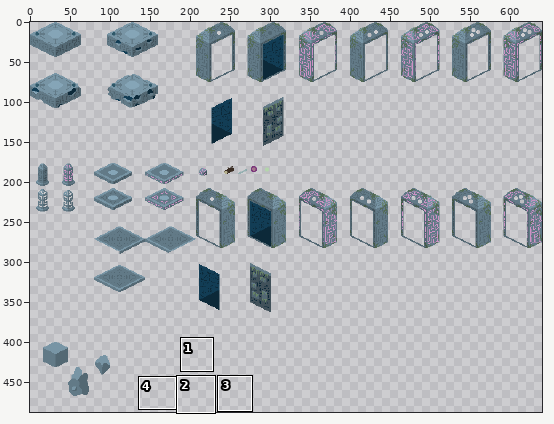
Edited in one commit: pixel-art file (game-off-2025-waves/scenes/big_spritesheet.aseprite). The first picture is a wide view before the edit; the outline marks the close-up.
Close-up. Old version:
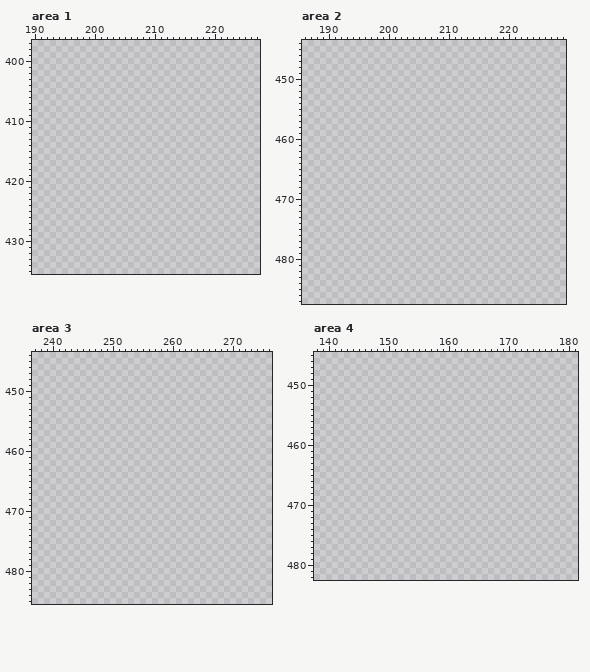
640x544 pixels, 1 frame. Shown: area 1: x 190..227, y 397..435; area 2: x 186..229, y 444..487; area 3: x 237..276, y 444..485; area 4: x 138..181, y 445..482. The wide view leaves out empty margins.
After:
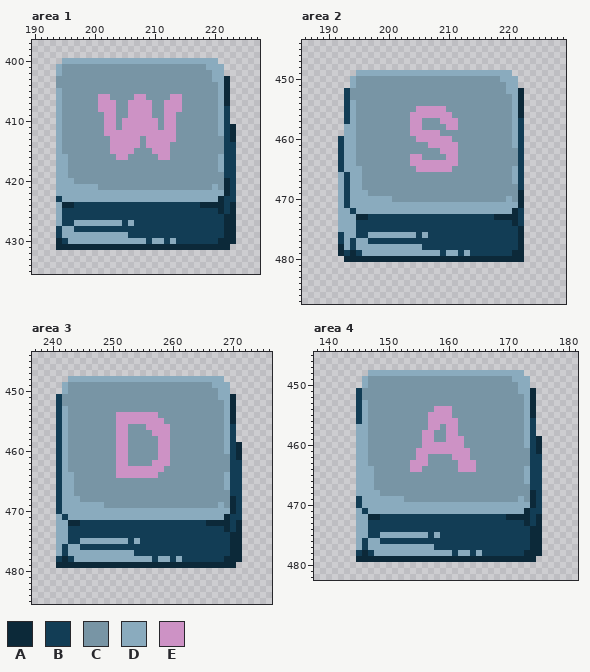
Palette (. is transparent): A #0c2939  B #123d55  C #7895a5  D #8aabbe  E #cd92c5
Changes in this commit:
Changed rows in their new state; - is an unchanged pixel.
Area 1, layer "Layer 1":
first column x 194:
400 -DDDDDDDDDDDDDDDDDDDDDDDDDD---
401 DCCCCCCCCCCCCCCCCCCCCCCCCDDD--
402 DCCCCCCCCCCCCCCCCCCCCCCCCCDD--
403 CCCCCCCCCCCCCCCCCCCCCCCCCCDDA-
404 CCCCCCCCCCCCCCCCCCCCCCCCCCCDA-
405 DCCCCCCCCCCCCCCCCCCCCCCCCCCDA-
406 DCCCCCCEECCCCEECCCCEECCCCCCDA-
407 DCCCCCCEEECCEEEECCEEECCCCCCDA-
408 DCCCCCCEEECCEEEECCEEECCCCCCDB-
409 DCCCCCCCEECCEEEECCEECCCCCCCDB-
410 DCCCCCCCEECEEEEEECEECCCCCCCDB-
411 DCCCCCCCEECEEEEEECEECCCCCCCDBA
412 DCCCCCCCEEEEEEEEEEEECCCCCCCDBA
413 DCCCCCCCCEEEEECEEEEECCCCCCCCBA
414 DCCCCCCCCEEEEECEEEECCCCCCCCCBB
415 DCCCCCCCCEEEECCCEEECCCCCCCCCBB
416 DDCCCCCCCCEECCCCCEECCCCCCCCDBB
417 DDCCCCCCCCCCCCCCCCCCCCCCCCCDBB
418 DDCCCCCCCCCCCCCCCCCCCCCCCCCDBB
419 DDCCCCCCCCCCCCCCCCCCCCCCCCCCBB
420 DDDCCCCCCCCCCCCCCCCCCCCCCCCCAB
421 DDDDDDDCCCCCCCCCCCCCCCCCCCDCAB
422 DDDDDDDDDDDDDDDDDDDDDDDDDDDDAB
423 BDDDDDDDDDDDDDDDDDDDDDDDDDDABB
424 DAABBBBBBBBBBBBBBBBBBBBBAAAABA
425 DBBBBBBBBBBBBBBBBBBBBBBBBBBABA
426 DBBBBBBBBBBBBBBBBBBBBBBBBBBBAA
427 DBBDDDDDDDDBDBBBBBBBBBBBBBBBAA
428 BDDBBBBBBBBBBBBBBBBBBBBBBBBBAA
429 BDDDDDDDDDDDBBBBBBBBBBBBBBBBAA
430 ABDDDDDDDDDDDDDBDDBDBBBBBBBAAA
431 AAAAAAAAAAAAAAAAAAAAAAAAAAAAA-
Area 2, layer "Layer 1":
first column x 192:
449 ---DDDDDDDDDDDDDDDDDDDDDDDDDD--
450 --DCCCCCCCCCCCCCCCCCCCCCCCCDDD-
451 --DCCCCCCCCCCCCCCCCCCCCCCCCCDD-
452 -BCCCCCCCCCCCCCCCCCCCCCCCCCCDDA
453 -BCCCCCCCCCCCCCCCCCCCCCCCCCCCDA
454 -BDCCCCCCCCCCCCCCCCCCCCCCCCCCDA
455 -BDCCCCCCCCCCEEEEECCCCCCCCCCCDA
456 -BDCCCCCCCCCEEEEEEECCCCCCCCCCDA
457 -BDCCCCCCCCCEECCCEEECCCCCCCCCDB
458 -DDCCCCCCCCCEECCCCEECCCCCCCCCDB
459 -DDCCCCCCCCCEEEEECCCCCCCCCCCCDB
460 BDDCCCCCCCCCCEEEEEECCCCCCCCCCDB
461 BDDCCCCCCCCCCCCEEEEECCCCCCCCCDB
462 BDDCCCCCCCCCCCCCCEEECCCCCCCCCCB
463 BDDCCCCCCCCCEECCCCEECCCCCCCCCCB
464 BDDCCCCCCCCCEEEEEEEECCCCCCCCCCB
465 BDDDCCCCCCCCCEEEEEECCCCCCCCCCDB
466 DBDDCCCCCCCCCCCCCCCCCCCCCCCCCDB
467 DBDDCCCCCCCCCCCCCCCCCCCCCCCCCDB
468 DBDDCCCCCCCCCCCCCCCCCCCCCCCCCCB
469 DBDDDCCCCCCCCCCCCCCCCCCCCCCCCCA
470 DBDDDDDDDCCCCCCCCCCCCCCCCCCCDCA
471 DBDDDDDDDDDDDDDDDDDDDDDDDDDDDDA
472 DDBDDDDDDDDDDDDDDDDDDDDDDDDDDAB
473 DDDAABBBBBBBBBBBBBBBBBBBBBAAAAB
474 DDDBBBBBBBBBBBBBBBBBBBBBBBBBBAB
475 DDDBBBBBBBBBBBBBBBBBBBBBBBBBBBA
476 BDDBBDDDDDDDDBDBBBBBBBBBBBBBBBA
477 BDBDDBBBBBBBBBBBBBBBBBBBBBBBBBA
478 ADBDDDDDDDDDDDBBBBBBBBBBBBBBBBA
479 ABABDDDDDDDDDDDDDBDDBDBBBBBBBAA
480 -AAAAAAAAAAAAAAAAAAAAAAAAAAAAAA
Area 3, layer "Layer 1":
first column x 241:
448 --DDDDDDDDDDDDDDDDDDDDDDDDDD---
449 -DCCCCCCCCCCCCCCCCCCCCCCCCDDD--
450 -DCCCCCCCCCCCCCCCCCCCCCCCCCDD--
451 BCCCCCCCCCCCCCCCCCCCCCCCCCCDDA-
452 BCCCCCCCCCCCCCCCCCCCCCCCCCCCDA-
453 BDCCCCCCCCCCCCCCCCCCCCCCCCCCDA-
454 BDCCCCCCCCEEEEEEECCCCCCCCCCCDA-
455 BDCCCCCCCCEEEEEEEECCCCCCCCCCDA-
456 BDCCCCCCCCEECCCEEEECCCCCCCCCDB-
457 BDCCCCCCCCEECCCCEEECCCCCCCCCDB-
458 BDCCCCCCCCEECCCCCEECCCCCCCCCDB-
459 BDCCCCCCCCEECCCCCEECCCCCCCCCDBA
460 BDCCCCCCCCEECCCCCEECCCCCCCCCDBA
461 BDCCCCCCCCEECCCCCEECCCCCCCCCCBA
462 BDCCCCCCCCEECCCCEEECCCCCCCCCCBB
463 BDCCCCCCCCEEEEEEEECCCCCCCCCCCBB
464 BDDCCCCCCCEEEEEEECCCCCCCCCCCDBB
465 BDDCCCCCCCCCCCCCCCCCCCCCCCCCDBB
466 BDDCCCCCCCCCCCCCCCCCCCCCCCCCDBB
467 BDDCCCCCCCCCCCCCCCCCCCCCCCCCCBB
468 BDDDCCCCCCCCCCCCCCCCCCCCCCCCCAB
469 BDDDDDDDCCCCCCCCCCCCCCCCCCCDCAB
470 BDDDDDDDDDDDDDDDDDDDDDDDDDDDDAB
471 DBDDDDDDDDDDDDDDDDDDDDDDDDDDABB
472 DDAABBBBBBBBBBBBBBBBBBBBBAAAABA
473 DDBBBBBBBBBBBBBBBBBBBBBBBBBBABA
474 DDBBBBBBBBBBBBBBBBBBBBBBBBBBBAA
475 DDBBDDDDDDDDBDBBBBBBBBBBBBBBBAA
476 DBDDBBBBBBBBBBBBBBBBBBBBBBBBBAA
477 DBDDDDDDDDDDDBBBBBBBBBBBBBBBBAA
478 BABDDDDDDDDDDDDDBDDBDBBBBBBBAAA
479 AAAAAAAAAAAAAAAAAAAAAAAAAAAAAA-
Area 4, layer "Layer 1":
first column x 145:
448 --DDDDDDDDDDDDDDDDDDDDDDDDDD---
449 -DCCCCCCCCCCCCCCCCCCCCCCCCDDD--
450 -DCCCCCCCCCCCCCCCCCCCCCCCCCDD--
451 BCCCCCCCCCCCCCCCCCCCCCCCCCCDDA-
452 BCCCCCCCCCCCCCCCCCCCCCCCCCCCDA-
453 BDCCCCCCCCCCCCCCCCCCCCCCCCCCDA-
454 BDCCCCCCCCCCCEEECCCCCCCCCCCCDA-
455 BDCCCCCCCCCCEEEECCCCCCCCCCCCDA-
456 BDCCCCCCCCCCEEEEECCCCCCCCCCCDB-
457 DDCCCCCCCCCCEECEECCCCCCCCCCCDB-
458 DDCCCCCCCCCEECCEECCCCCCCCCCCDB-
459 DDCCCCCCCCCEECCEEECCCCCCCCCCDBA
460 DDCCCCCCCCCEEEEEEECCCCCCCCCCDBA
461 DDCCCCCCCCEEEEEEEEECCCCCCCCCCBA
462 DDCCCCCCCCEECCCCEEECCCCCCCCCCBB
463 DDCCCCCCCEEECCCCCEEECCCCCCCCCBB
464 DDDCCCCCCEECCCCCCEEECCCCCCCCDBB
465 DDDCCCCCCCCCCCCCCCCCCCCCCCCCDBB
466 DDDCCCCCCCCCCCCCCCCCCCCCCCCCDBB
467 DDDCCCCCCCCCCCCCCCCCCCCCCCCCCBB
468 DDDDCCCCCCCCCCCCCCCCCCCCCCCCCAB
469 BDDDDDDDCCCCCCCCCCCCCCCCCCCDCAB
470 BDDDDDDDDDDDDDDDDDDDDDDDDDDDDAB
471 DBDDDDDDDDDDDDDDDDDDDDDDDDDDABB
472 DDAABBBBBBBBBBBBBBBBBBBBBAAAABA
473 DDBBBBBBBBBBBBBBBBBBBBBBBBBBABA
474 DDBBBBBBBBBBBBBBBBBBBBBBBBBBBAA
475 DDBBDDDDDDDDBDBBBBBBBBBBBBBBBAA
476 DBDDBBBBBBBBBBBBBBBBBBBBBBBBBAA
477 DBDDDDDDDDDDDBBBBBBBBBBBBBBBBAA
478 BABDDDDDDDDDDDDDBDDBDBBBBBBBAAA
479 AAAAAAAAAAAAAAAAAAAAAAAAAAAAAA-
